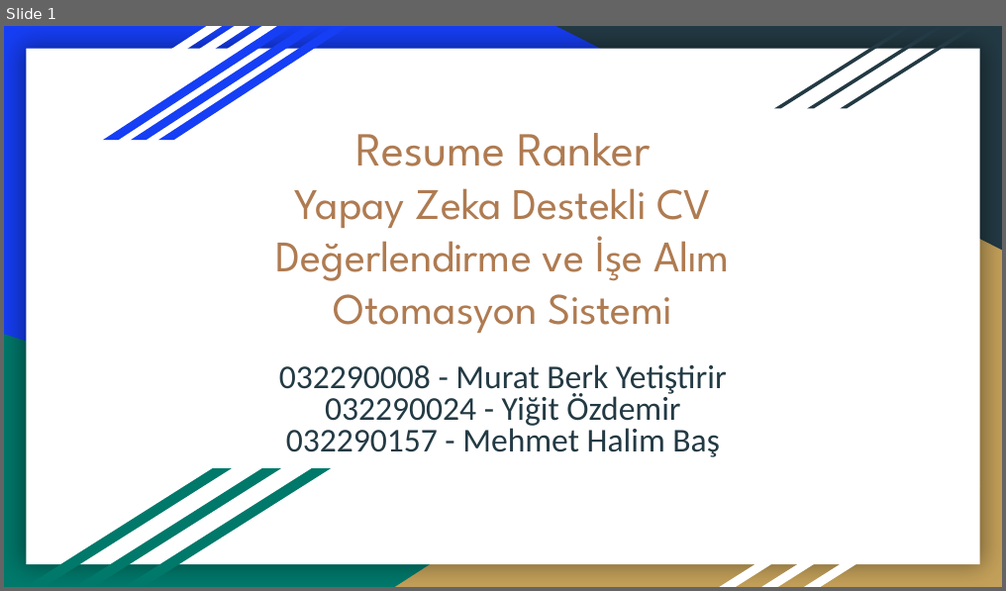
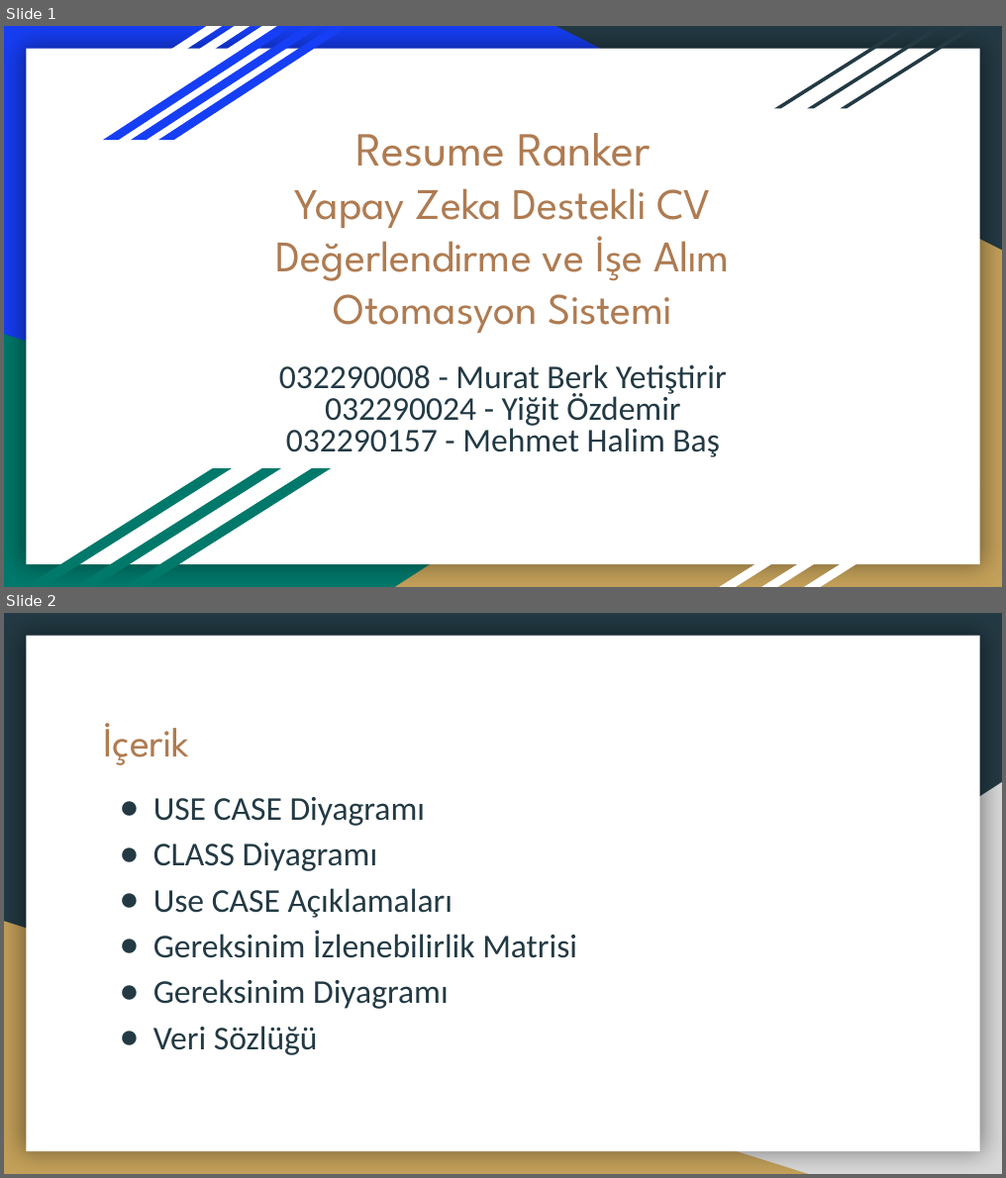
Before and after one commit to Mrtytt/SchoolNotes, a slide deck: 6_notes/YM/Project/Docs/Resume Ranker2 .pptx. Shown one above the other, each under a label of ours: slide 1 before the commit, slides 1 and 2 after it. The pictures are 1006x591 and 1006x1178 pixels, drawn with LibreOffice and Linux fonts; fonts in the diff are those of the drawing. Boxes give left, top, right and bottom in pixels: in the first picture for what was removed or moved away, otherwise in the second. Text is boxed around its words. In the diff, an @@ line names an element or a change of style, - is before the commit and + after.

```diff
--- a/6_notes/YM/Project/Docs/Resume Ranker2 .pptx
+++ b/6_notes/YM/Project/Docs/Resume Ranker2 .pptx
@@ slide 2 added at (4,613,1002,1174), background #233A44; not listed: 1 template element that a slide beside it also shows @@
@@ title added at (103,723,189,765), 30 pt, text #AF7B51 @@
+İçerik
@@ right triangle added at (395,782,1002,1174), fill #D9D9D9 @@
@@ text added at (153,797,577,1056), 24 pt, text #233A44 @@
+● USE CASE Diyagramı
+● CLASS Diyagramı
+● Use CASE Açıklamaları
+● Gereksinim İzlenebilirlik Matrisi
+● Gereksinim Diyagramı
+● Veri Sözlüğü
@@ right triangle added at (4,921,808,1174), fill #C4A15A @@
```
Also in this commit, not shown: 4 slides changed, 3 other files.
